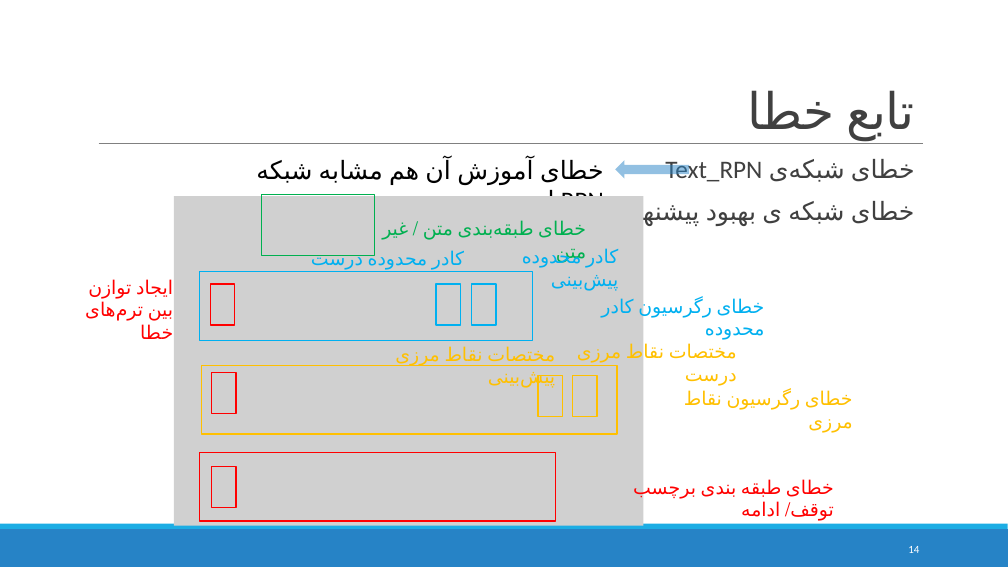
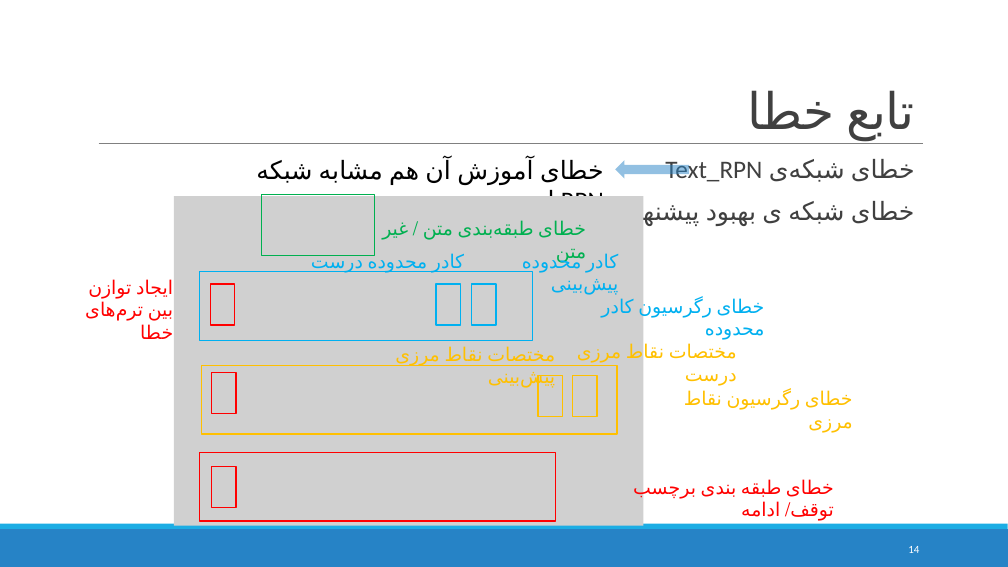
Before and after one commit to maryamhashemi/Text-Localization, a slide deck: slide 14 of Text Localization.pptx. Drawn at 1008x567 pixels with LibreOffice and Linux fonts; fonts in the diff are those of the drawing; grey boxes stand for pictures. Boxes give left, top, right and bottom in pixels: in the first picture for what was removed or moved away, otherwise in the second. Text is boxed around its words. In the diff, an @@ line names an element or a change of style, - is before the commit and + after.

Commit message:
Update slide and doc.

```diff
--- a/Text Localization.pptx
+++ b/Text Localization.pptx
@@ text "کادر محدوده درست" rewrapped from [432, 250, 765, 386] to [311, 253, 582, 273] @@
@@ text "کادر محدوده پیش‌بینی" rewrapped from [488, 248, 618, 388] to [368, 253, 618, 388] @@
```
Also in this commit, not shown: 3 other slides changed, 2 slides added, 1 other file.
